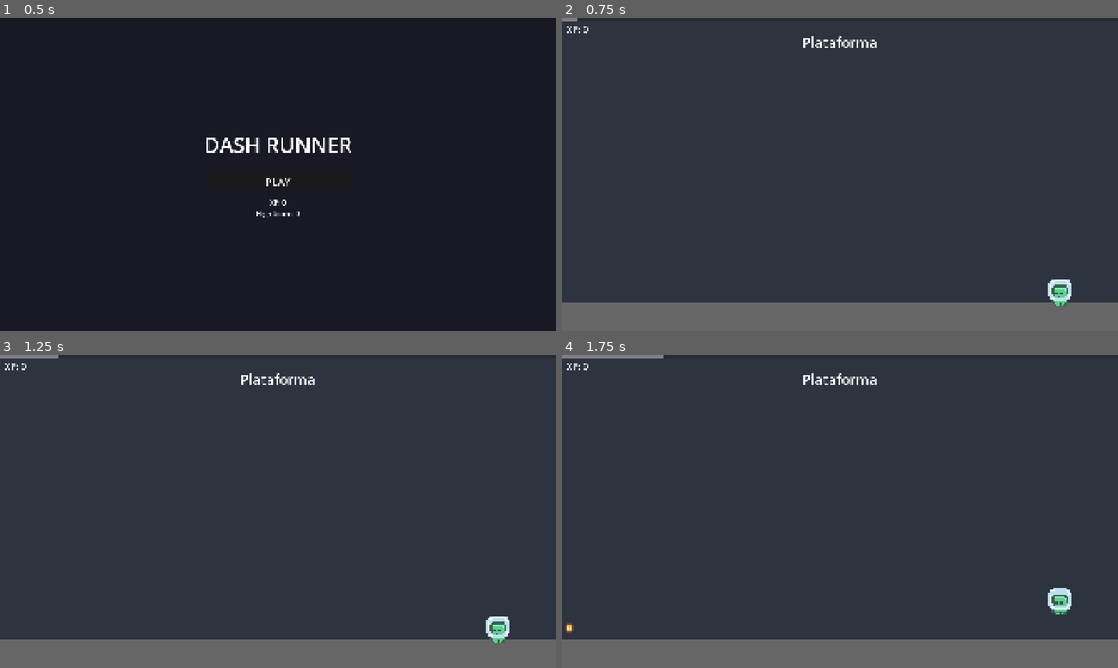
Above: before the commit, frames 1-4 (two rows, left to right).
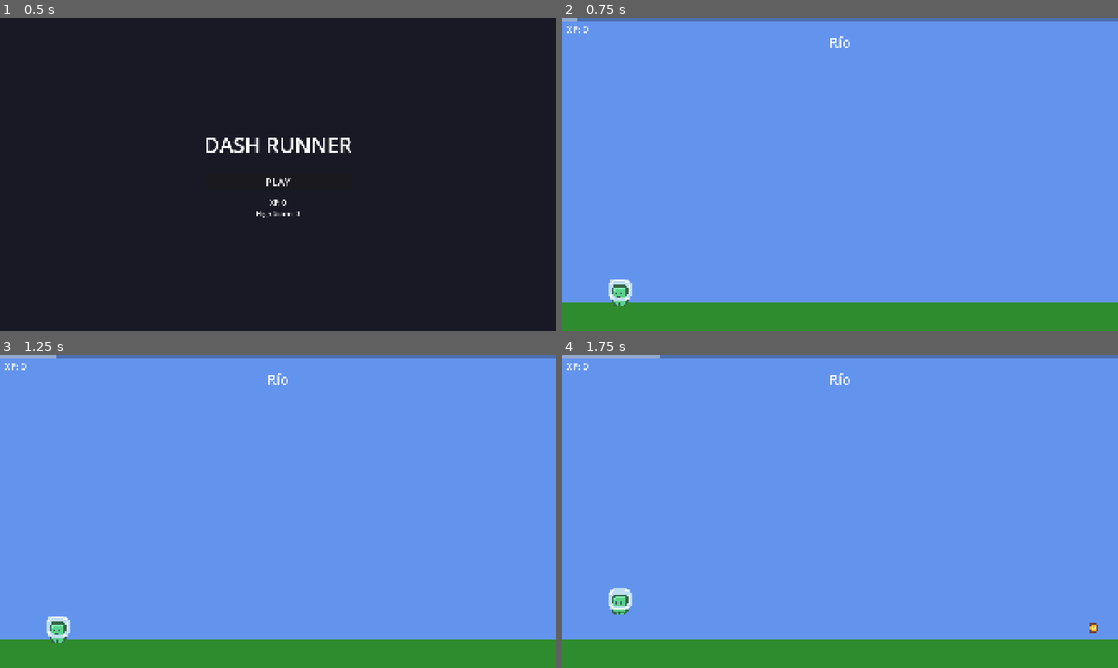
Above: after the commit, the same moments.

Repository: neoasistant-bot/runner-godot
Game: Godot game, scene res://scenes/main_menu.tscn
Two runs of this game, one before a commit and one after it. Both use one fixed random seed, a clock stepped at 60 frames per second and the inputs below.
Inputs (mouse positions are in pixels of both pictures, inside the frame that each line leads up to):
- Up to frame 1 (0.5 s): no input
- Up to frame 2 (0.75 s): click "PLAY" at 0.5 s
- Up to frame 3 (1.25 s): no input
- Up to frame 4 (1.75 s): tap Enter at 1.25 s; move the mouse to (962, 495) at 1.27 s; hold D (move_right) from 1.28 s (still down); click (962, 495) at 1.42 s; tap W (move_up) at 1.52 s

Frame 1 is identical in both runs. In frame 2, 100% of the frame differs, in the area x 0-100%, y 0-100%; in frame 3, 100%; in frame 4, 100%.

Commit message:
V1-03: Sequential level transitions with fade effect
- TransitionManager: pick_next_level() now cycles in fixed order
  (Río → Plataforma → Hellevator → Abducción → loop)
  instead of random selection
- TransitionManager: transition timing adjusted to 0.4s to allow
  fade-out to complete before swapping level
- Main: added black fade overlay (ColorRect on UIOverlay CanvasLayer)
  that fades in on transition_started and fades out on transition_finished
- Main: start_game() preserves fade_rect when clearing UI overlays
- Score persists across transitions via GameManager autoload (no change needed)
- Teleporter scrolls correctly via WorldScroller children iteration

Closes V1-03

Diff:
--- a/scripts/main.gd
+++ b/scripts/main.gd
@@ -6,20 +6,44 @@
 @onready var ui_overlay: CanvasLayer = $UIOverlay
 
 var _current_level: Node2D
+var _fade_rect: ColorRect
 
 func _ready() -> void:
 	TransitionManager.level_ready.connect(_on_level_ready)
+	TransitionManager.transition_started.connect(_on_transition_started)
+	TransitionManager.transition_finished.connect(_on_transition_finished)
 	GameManager.game_over.connect(_on_game_over)
+
+	# Create fade overlay (starts transparent)
+	_fade_rect = ColorRect.new()
+	_fade_rect.color = Color(0, 0, 0, 0)
+	_fade_rect.size = get_viewport_rect().size
+	_fade_rect.mouse_filter = Control.MOUSE_FILTER_IGNORE
+	ui_overlay.add_child(_fade_rect)
+
 	# Auto-start when Main scene loads (coming from menu)
 	start_game()
 
 func start_game() -> void:
-	# Clear any existing UI overlays
+	# Clear any existing UI overlays (but keep fade rect)
 	for child in ui_overlay.get_children():
-		child.queue_free()
+		if child != _fade_rect:
+			child.queue_free()
 
 	GameManager.start_game()
 	TransitionManager.start_first_level()
+
+func _on_transition_started() -> void:
+	# Fade to black over 0.3s
+	if _fade_rect:
+		var tween := create_tween()
+		tween.tween_property(_fade_rect, "color:a", 1.0, 0.3)
+
+func _on_transition_finished() -> void:
+	# Fade from black over 0.3s
+	if _fade_rect:
+		var tween := create_tween()
+		tween.tween_property(_fade_rect, "color:a", 0.0, 0.3)
 
 func _on_level_ready(data: LevelData) -> void:
 	# Remove old level
--- a/scripts/transition_manager.gd
+++ b/scripts/transition_manager.gd
@@ -6,7 +6,7 @@
 
 var available_levels: Array[LevelData] = []
 var current_level_data: LevelData
-var _last_level_index: int = -1
+var _current_index: int = -1
 
 func _ready() -> void:
 	available_levels = [
@@ -16,24 +16,24 @@
 		preload("res://data/level_abduccion.tres"),
 	]
 
-## Pick a random level (not the same as the last one)
+## Pick next level in fixed sequence: Río → Plataforma → Hellevator → Abducción → (loop)
 func pick_next_level() -> LevelData:
-	var index: int = randi_range(0, available_levels.size() - 1)
-	while index == _last_level_index and available_levels.size() > 1:
-		index = randi_range(0, available_levels.size() - 1)
-	_last_level_index = index
-	current_level_data = available_levels[index]
+	_current_index = (_current_index + 1) % available_levels.size()
+	current_level_data = available_levels[_current_index]
 	return current_level_data
 
-## Start transition to a new level
+## Start transition to the next level (with timing for fade effect)
 func transition_to_next() -> void:
 	transition_started.emit()
+	# Wait for fade-out animation in Main (0.4s) before swapping level
+	await get_tree().create_timer(0.4).timeout
 	var next_data: LevelData = pick_next_level()
-	await get_tree().create_timer(0.5).timeout
 	level_ready.emit(next_data)
+	# Give Main a frame to set up the new level, then signal fade-in
+	await get_tree().process_frame
 	transition_finished.emit()
 
-## Start the first level (no transition animation)
+## Start the first level (Río, no transition animation)
 func start_first_level() -> void:
 	var data: LevelData = pick_next_level()
 	level_ready.emit(data)
